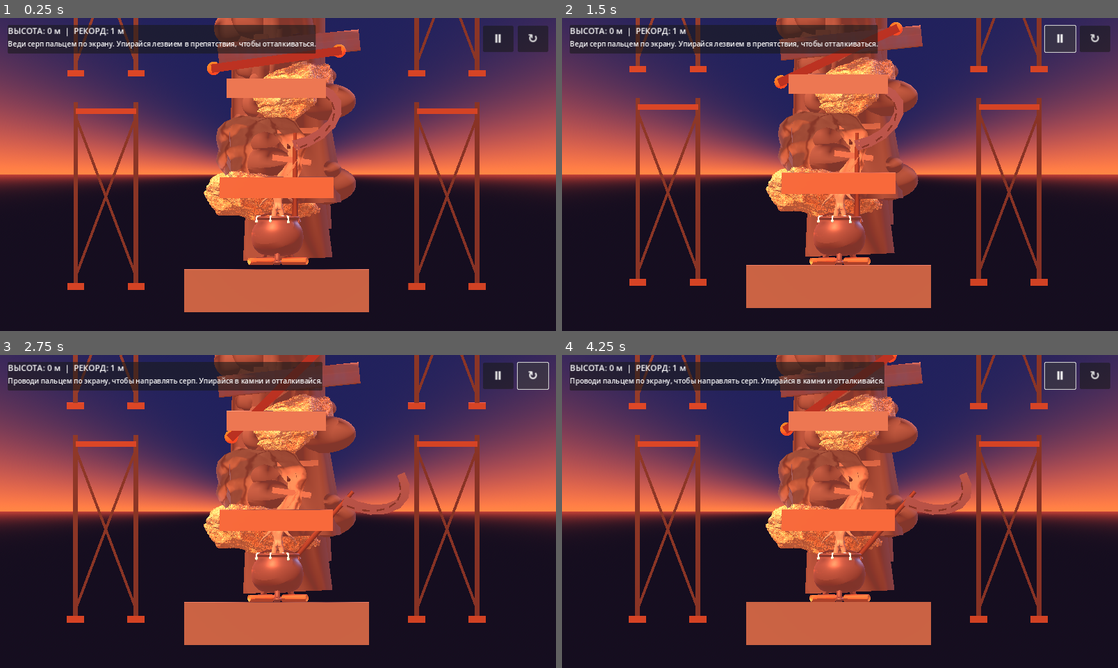
Above: before the commit, frames 1-4 (two rows, left to right).
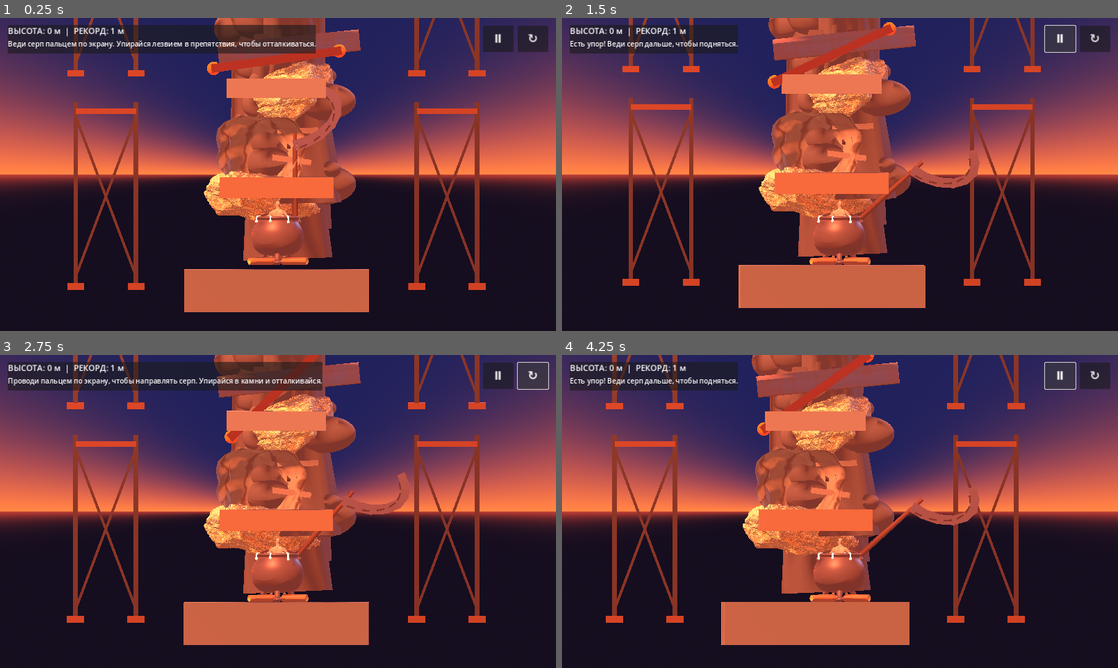
Above: after the commit, the same moments.

Repository: uchihabaha05-del/CLIMB-MASTER
Game: Godot game, scene res://scenes/main.tscn
The game is run twice, just before and just after one commit, with the same random seed, the same clock (stepped at 60 frames per second) and the same inputs.
Inputs:
- Up to frame 1 (0.25 s): no input
- Up to frame 2 (1.5 s): click "Ⅱ" at 0.5 s; click "▶" at 1.25 s
- Up to frame 3 (2.75 s): click "↻" at 2 s
- Up to frame 4 (4.25 s): click "Ⅱ" at 2.75 s; click "▶" at 3.5 s

The runs differ from the first frame. In frame 1, 0.1% of the frame differs, in the area x 46-53%, y 57-77%; in frame 2, 16%; in frame 3, 0.4%; in frame 4, 24%, in the area x 1-88%, y 0-93%.

Commit message:
Fix touch input, seated character pose and scythe-driven climbing physics

Diff:
--- a/scripts/player.gd
+++ b/scripts/player.gd
@@ -36,9 +36,9 @@
     if human_loaded:
         var human := get_node("ImportedClimber") as Node3D
         # Keep the lower body inside the pot; the upper torso and head remain visible.
-        human.position = Vector3(0.0, 0.48, 0.12)
+        human.position = Vector3(0.0, -0.08, 0.12)
         human.rotation_degrees = Vector3(0.0, 180.0, 0.0)
-        # Keep the source rig intact until its exact bone map is verified.
+        _apply_seated_pose(human)
     else:
         _make_fallback_human()
     scythe_probe.radius = 0.22
@@ -372,16 +372,13 @@
     hammer_pivot.rotation = Vector3.ZERO
     _update_hammer_pose()
 
-func _unhandled_input(event: InputEvent) -> void:
-    # One-finger drag (or left mouse drag on desktop) directly aims the scythe
-    # around the climber. Releasing the finger does not trigger an artificial hook.
+func _input(event: InputEvent) -> void:
+    # Read touch globally before GUI controls can consume it.
     if event is InputEventScreenTouch:
-        if event.pressed:
-            dragging = true
+        dragging = event.pressed
+        if dragging:
             pointer_position = event.position
             _aim_from_pointer(pointer_position)
-        else:
-            dragging = false
     elif event is InputEventScreenDrag and dragging:
         pointer_position = event.position
         _aim_from_pointer(pointer_position)
@@ -396,30 +393,13 @@
 
 func _aim_from_pointer(screen_position: Vector2) -> void:
     var active_camera := get_viewport().get_camera_3d()
-    if active_camera == null:
+    if active_camera == null or not is_instance_valid(hammer_pivot):
         return
     var pivot_screen := active_camera.unproject_position(hammer_pivot.global_position)
     var pointer_vector := screen_position - pivot_screen
-    if pointer_vector.length_squared() < 36.0:
+    if pointer_vector.length_squared() < 16.0:
         return
-
-    # Screen coordinates point down; convert to the game's fixed XY side plane.
-    var proposed_angle := atan2(-pointer_vector.y, pointer_vector.x) - PI * 0.5
-    proposed_angle = clampf(proposed_angle, -PI * 0.96, PI * 0.96)
-    var previous_angle := aim_angle
-    if _try_lock_scythe_angle(previous_angle, proposed_angle):
-        aim_angle = proposed_angle
-    else:
-        # The blade cannot pass through a solid surface. The blocked swing
-        # transfers a reaction impulse to the cauldron, like a physical tool.
-        var radius := scythe_contact_point - hammer_pivot.global_position
-        var tangent := Vector3(-radius.y, radius.x, 0.0).normalized()
-        var sweep_sign := signf(wrapf(proposed_angle - previous_angle, -PI, PI))
-        var push_strength := clampf(absf(wrapf(proposed_angle - previous_angle, -PI, PI)) * 18.0, 0.0, 7.5)
-        if tangent.length_squared() > 0.01 and push_strength > 0.0:
-            velocity += -tangent * sweep_sign * push_strength
-        hook_feedback = "Серп упёрся в поверхность — используй упор, чтобы оттолкнуться."
-    aim_elevation = 0.0
+    aim_angle = clampf(atan2(-pointer_vector.y, pointer_vector.x) - PI * 0.5, -PI, PI)
     _update_hammer_pose()
 
 func _update_hammer_pose() -> void:
@@ -430,8 +410,26 @@
     if not is_on_floor():
         velocity.y -= GRAVITY * delta
 
-    # The player has no independent walk or jump controls: all movement comes
-    # from gravity and physical reactions when the scythe pushes against terrain.
+    # The held blade pushes against collision surfaces and transfers the reaction force to the cauldron.
+    scythe_contact_valid = false
+    if dragging and is_instance_valid(hammer_pivot):
+        var contact := _query_scythe_collision(aim_angle)
+        if not contact.is_empty():
+            scythe_contact_valid = true
+            scythe_contact_point = contact.get("position", hammer_pivot.global_position)
+            var normal: Vector3 = contact.get("normal", (hammer_pivot.global_position - scythe_contact_point).normalized())
+            normal.z = 0.0
+            normal = normal.normalized()
+            if normal.length_squared() > 0.1:
+                velocity += normal * 28.0 * delta
+                var tangent := Vector3(-normal.y, normal.x, 0.0)
+                velocity += tangent * clampf(aim_angle * 0.7, -0.8, 0.8) * delta
+            hook_feedback = "Есть упор! Веди серп дальше, чтобы подняться."
+        else:
+            hook_feedback = "Коснись экрана и веди серп к камню."
+
+    velocity.x = clampf(velocity.x, -MAX_HORIZONTAL_SPEED, MAX_HORIZONTAL_SPEED)
+    velocity.y = clampf(velocity.y, -13.0, 15.0)
     velocity.z = 0.0
     move_and_slide()
     velocity.z = 0.0
@@ -441,6 +439,6 @@
         var collision := get_slide_collision(collision_index)
         var collider := collision.get_collider()
         if collider is Node and (collider as Node).is_in_group("climb_hazard"):
-            velocity += collision.get_normal() * 2.0
-            hook_feedback = "Опасное препятствие! Найди другой упор."
+            velocity += collision.get_normal() * 3.5
+            hook_feedback = "Опасное препятствие! Обойди его серпом."
             break
